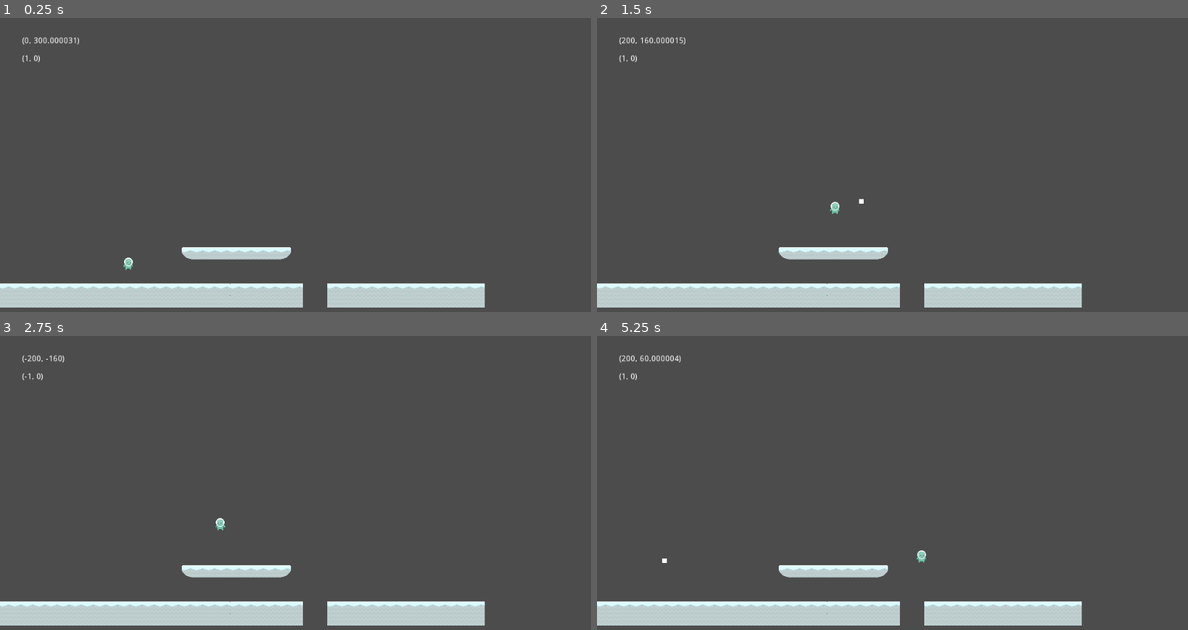
Above: before the commit, frames 1-4 (two rows, left to right).
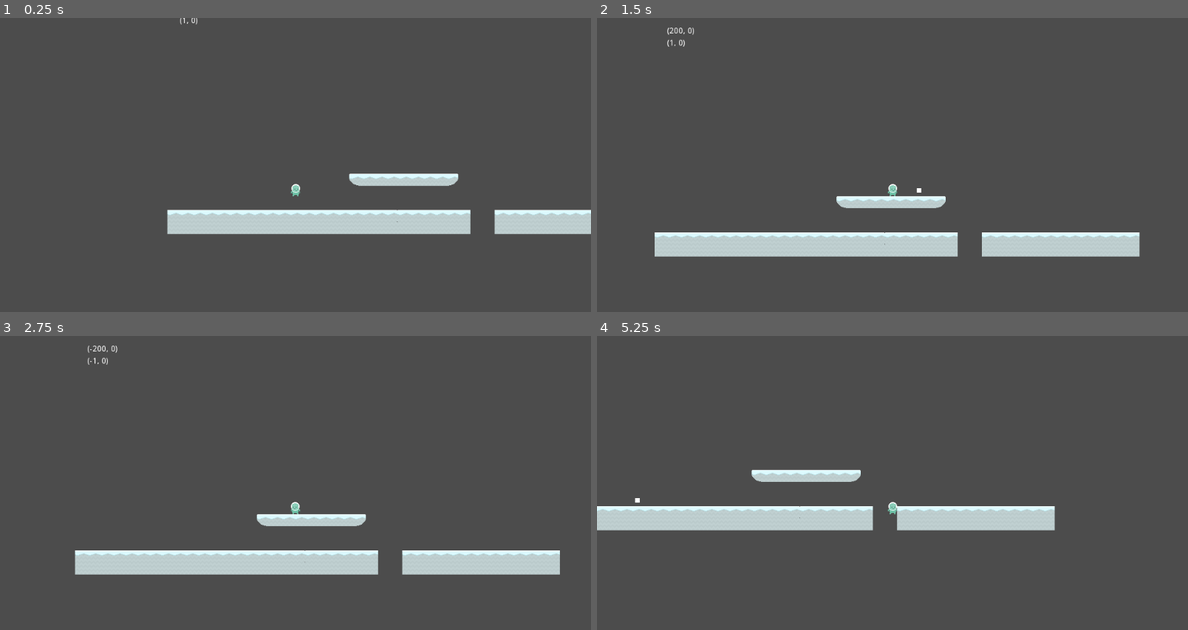
Above: after the commit, the same moments.

Repository: wilPoly/slug
Game: Godot game, scene res://levels/TestLevel.tscn
Two runs of this game, one before a commit and one after it. Both use one fixed random seed, a clock stepped at 60 frames per second and the inputs below.
Inputs (mouse positions are in pixels of both pictures, inside the frame that each line leads up to):
- Up to frame 1 (0.25 s): no input
- Up to frame 2 (1.5 s): move the mouse to (1022, 173) at 0.52 s; hold Space (jump) 0.53-1.28 s; hold D (right) from 0.53 s (still down); move the mouse to (774, 209) at 1.27 s; click (774, 209) at 1.35 s
- Up to frame 3 (2.75 s): tap Space (jump) at 1.52, 1.55, 1.82 s; move the mouse to (354, 433) at 2.02 s; release D (right) at 2.03 s; hold Q (left) from 2.03 s (still down); hold Space (jump) from 2.03 s (still down)
- Up to frame 4 (5.25 s): move the mouse to (862, 577) at 2.77 s; release Q (left) at 2.78 s; release Space (jump) at 2.78 s; hold D (right) 2.78-4.28 s; click (862, 577) at 2.85 s; tap Space (jump) at 3.02, 3.05, 3.32, 4.52, 4.55, 4.82 s; move the mouse to (1069, 559) at 3.52 s; hold Space (jump) 3.53-4.28 s; move the mouse to (715, 456) at 4.27 s; hold Q (left) 4.28-5.03 s; click (715, 456) at 4.35 s; move the mouse to (922, 509) at 5.02 s; hold D (right) from 5.03 s (still down); hold Space (jump) from 5.03 s (still down)

The runs differ from the first frame. In frame 1, 14% of the frame differs, in the area x 0-100%, y 0-99%; in frame 2, 14%; in frame 3, 14%; in frame 4, 14%, in the area x 0-83%, y 6-99%.

Commit message:
Add Camera2D to Player - Fix jump

Diff:
--- a/entities/Player.gd
+++ b/entities/Player.gd
@@ -37,7 +37,7 @@
 	# Left-Right
 	velocity.x = (Input.get_action_strength("right") - Input.get_action_strength("left")) * player_speed
 	# Jump
-	if Input.is_action_pressed("jump") and is_on_floor():
+	if Input.is_action_just_pressed("jump") and is_on_floor():
 		jumping = true
 		velocity.y = jump_speed
 	# Shoot
--- a/entities/Player.tscn
+++ b/entities/Player.tscn
@@ -27,3 +27,6 @@
 collision_mask = 13
 
 [node name="Muzzle" type="Position2D" parent="."]
+
+[node name="Camera2D" type="Camera2D" parent="."]
+current = true
--- a/levels/TestLevel.tscn
+++ b/levels/TestLevel.tscn
@@ -255,19 +255,22 @@
 position = Vector2( 222, 388 )
 
 [node name="Velocity" type="Label" parent="."]
-margin_left = 38.0
-margin_top = 33.0
-margin_right = 78.0
-margin_bottom = 47.0
+margin_left = 21.0
+margin_top = 105.0
+margin_right = 61.0
+margin_bottom = 119.0
+text = "Velocity"
 __meta__ = {
 "_edit_use_anchors_": false
 }
 
 [node name="Direction" type="Label" parent="."]
-margin_left = 38.0
-margin_top = 64.0
-margin_right = 78.0
-margin_bottom = 78.0
+margin_left = 21.0
+margin_top = 126.0
+margin_right = 61.0
+margin_bottom = 140.0
+rect_pivot_offset = Vector2( 252, 105 )
+text = "Direction"
 __meta__ = {
 "_edit_use_anchors_": false
 }
